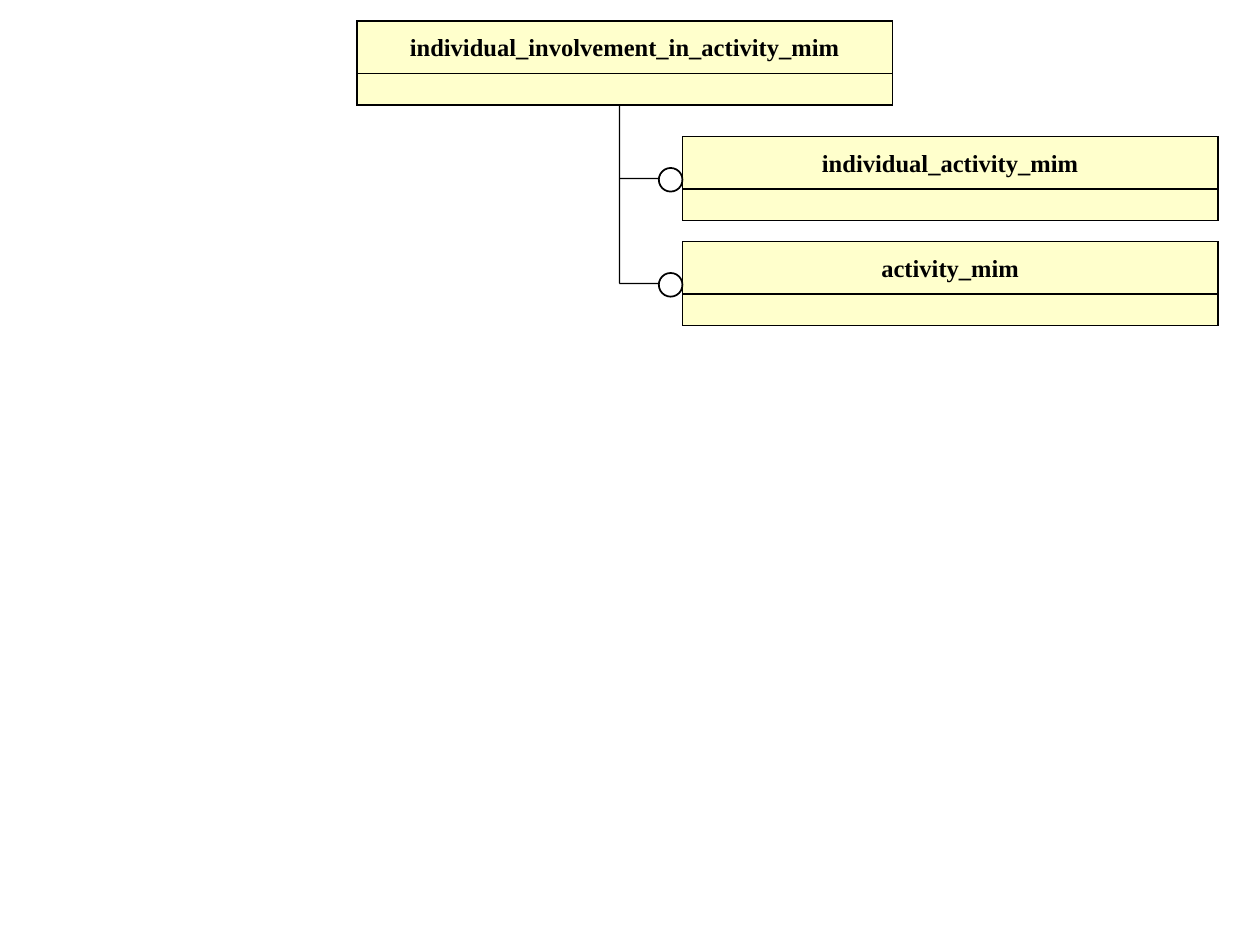
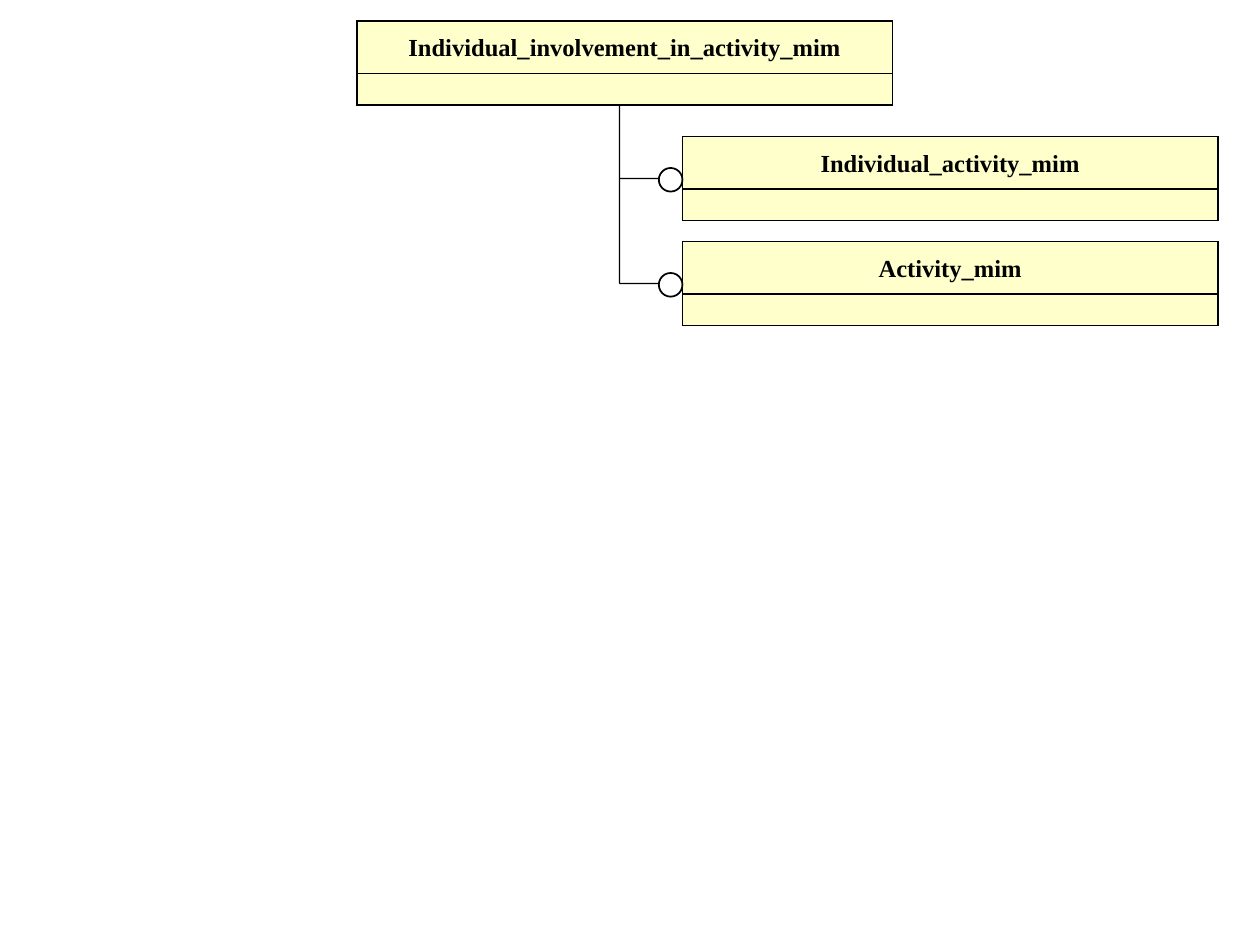
Before and after one commit to starseeker/stepmod_mirror, a slide deck: slide 3 of data/modules/individual_involvement_in_activity/individual_involvement_in_activity.ppt. Drawn at 1260x945 pixels with LibreOffice and Linux fonts; fonts in the diff are those of the drawing. Boxes give left, top, right and bottom in pixels: in the first picture for what was removed or moved away, otherwise in the second. Text is boxed around its words. In the diff, an @@ line names an element or a change of style, - is before the commit and + after.

```diff
--- a/data/modules/individual_involvement_in_activity/individual_involvement_in_activity.ppt
+++ b/data/modules/individual_involvement_in_activity/individual_involvement_in_activity.ppt
@@ text in rectangle at (408, 39, 840, 62): text changed @@
-individual_involvement_in_activity_mim
+Individual_involvement_in_activity_mim
@@ text in rectangle at (821, 155, 1080, 178): text changed @@
-individual_activity_mim
+Individual_activity_mim
@@ text in rectangle at (879, 260, 1022, 283): text changed @@
-activity_mim
+Activity_mim
```
Also in this commit, not shown: 2 other slides changed, 32 other files.
